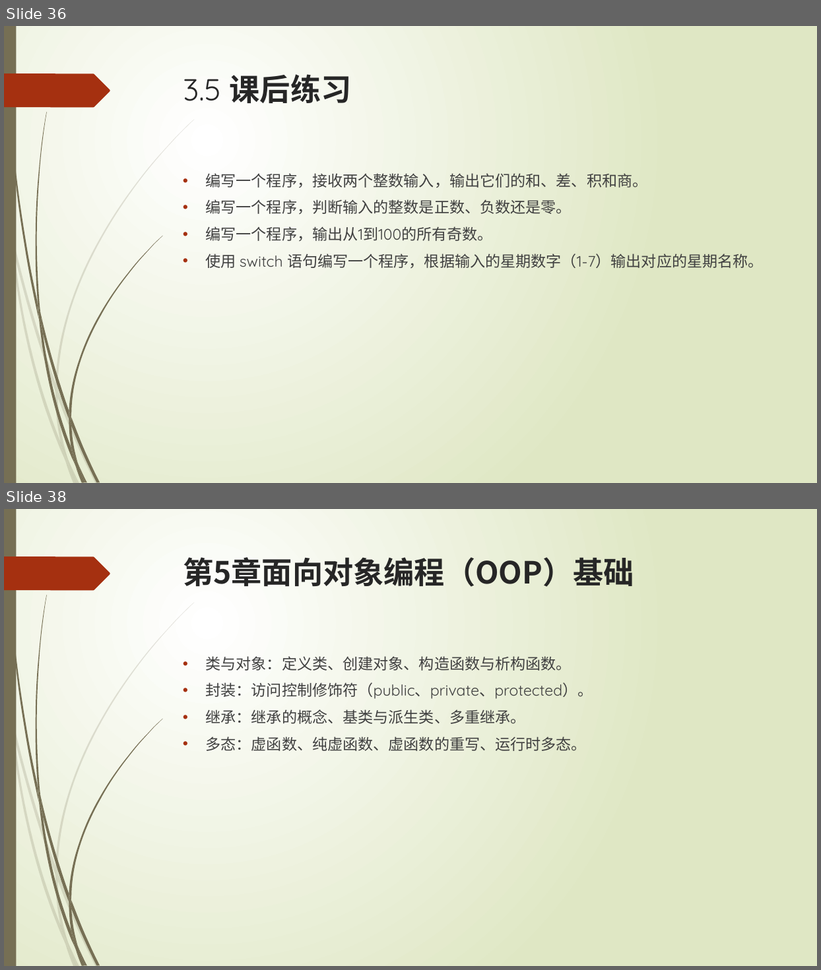
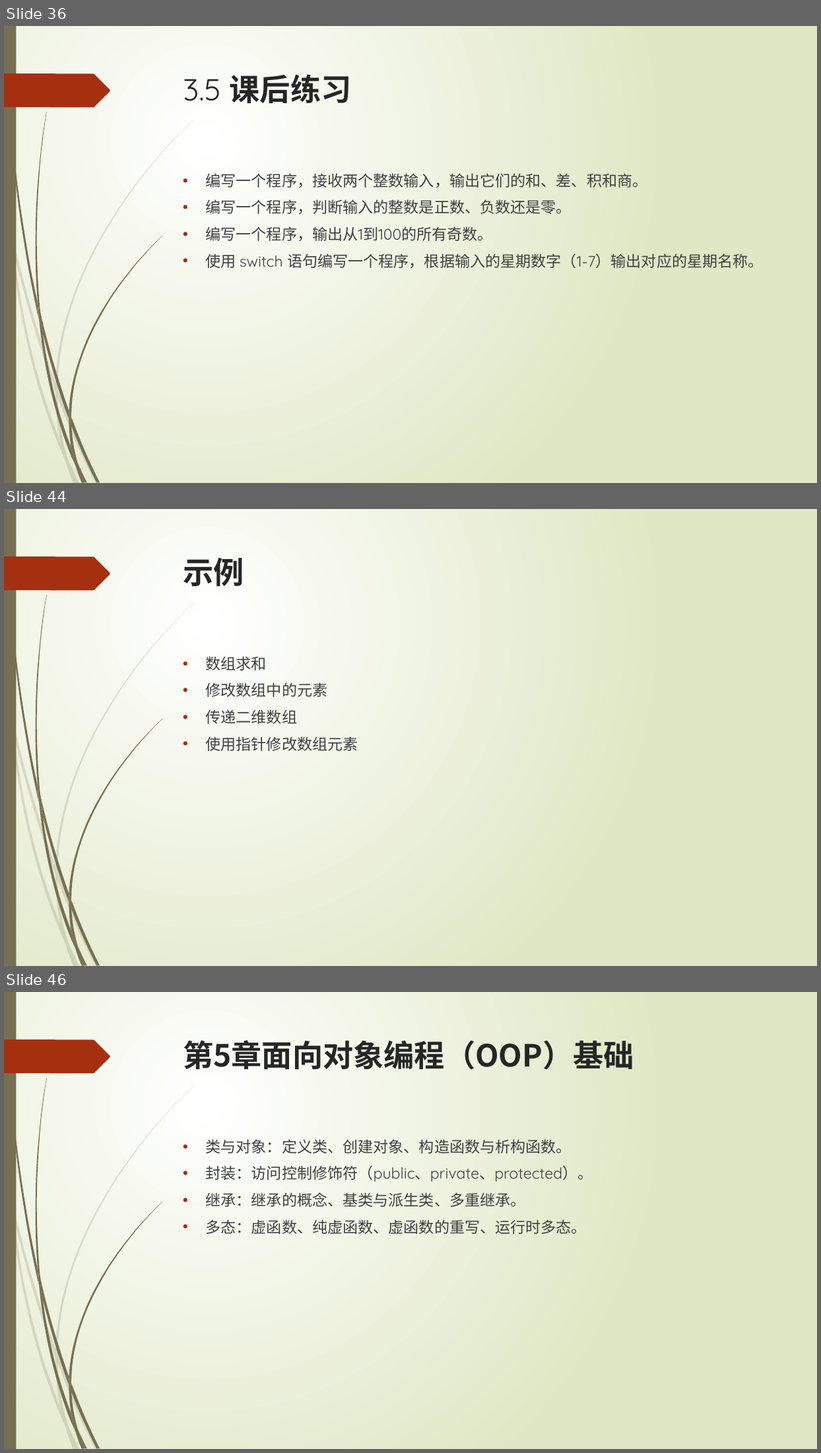
Before and after one commit to liuty2006/learn, a slide deck: learn_cpp/docs/C++语言培训.pptx. Shown one above the other, each under a label of ours: slides 36 and 38 before the commit, slides 36, 44 and 46 after it; the slides between them are not shown. The pictures are 821x970 and 821x1453 pixels, drawn with LibreOffice and Linux fonts; fonts in the diff are those of the drawing. Boxes give left, top, right and bottom in pixels: in the first picture for what was removed or moved away, otherwise in the second. Text is boxed around its words. In the diff, an @@ line names an element or a change of style, - is before the commit and + after.

```diff
--- a/learn_cpp/docs/C++语言培训.pptx
+++ b/learn_cpp/docs/C++语言培训.pptx
@@ slide 44 added at (x1=4, y1=509, x2=817, y2=966), background gradient #FFFFFF to #DFE8C4; not listed: 24 template elements that a slide beside it also shows @@
@@ title added at (x1=183, y1=558, x2=244, y2=586), 36 pt, text #262626, bold @@
+示例
@@ text added at (x1=206, y1=656, x2=358, y2=751), 18 pt, text #404040 @@
+• 数组求和
+• 修改数组中的元素
+• 传递二维数组
+• 使用指针修改数组元素
@@ what was slide 38 is now slide 46 @@
```
Also in this commit, not shown: 1 slide changed, 7 other slides added, 25 other files.
